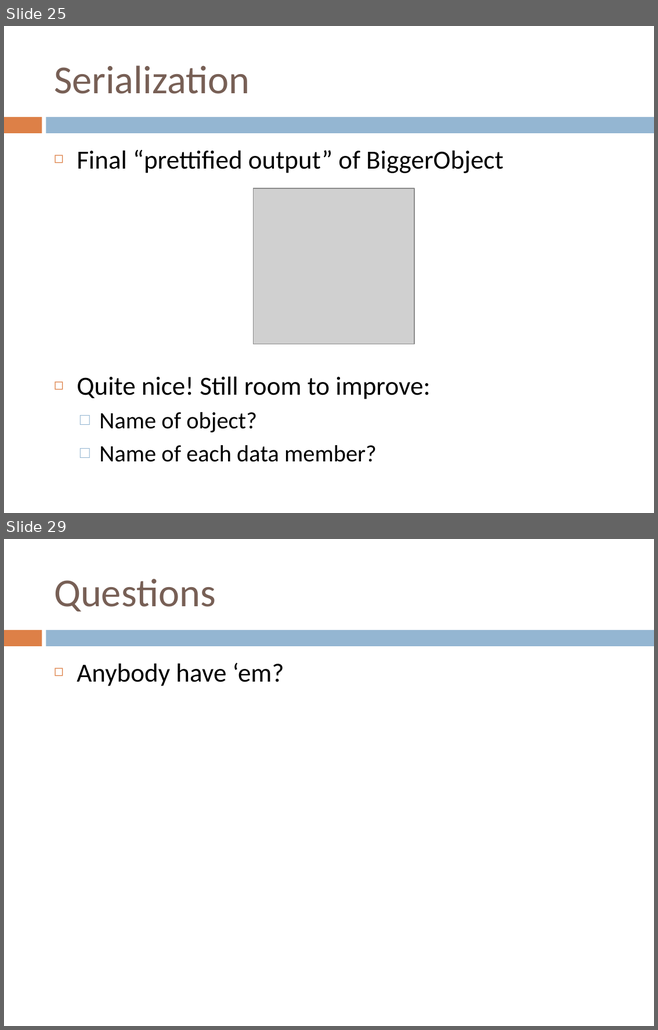
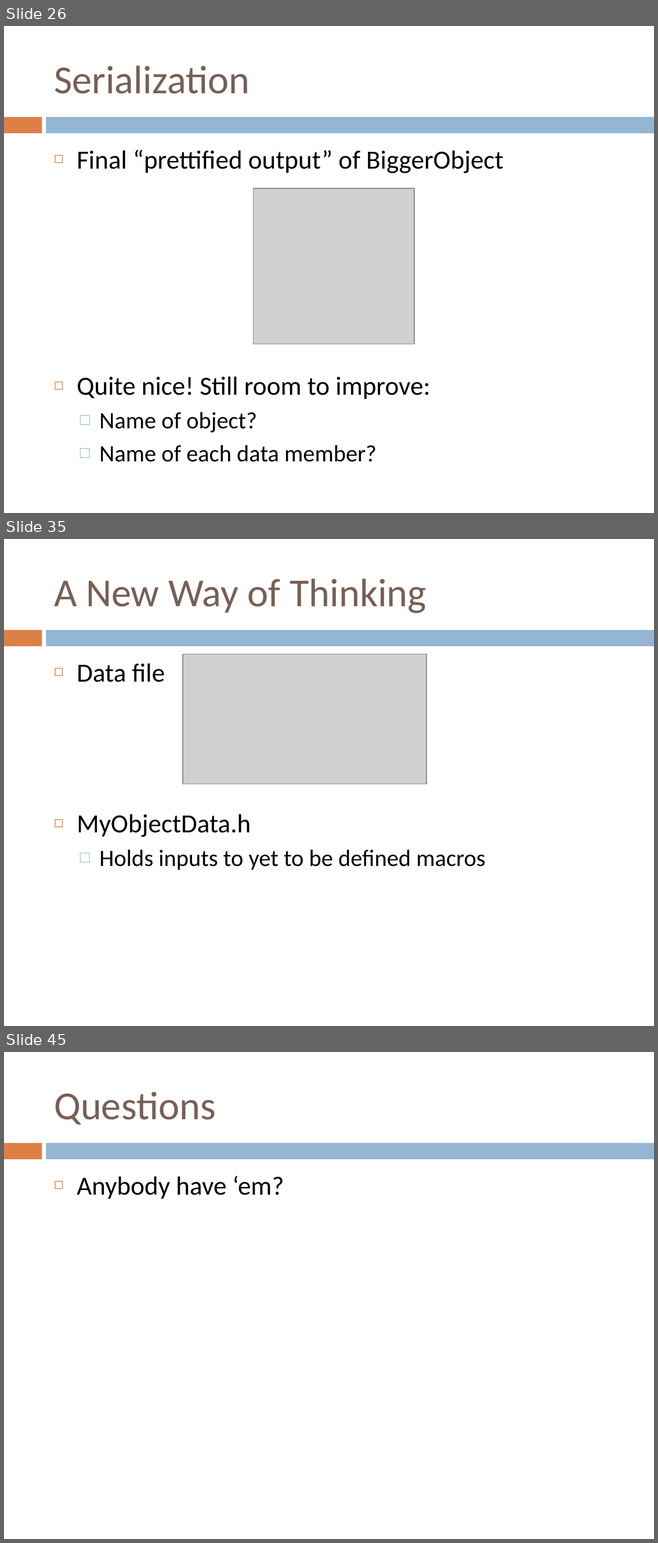
Before and after one commit to RandyGaul/GAM150Slides, a slide deck: GAM150_Club_Serialization.pptx. Shown one above the other, each under a label of ours: slides 25 and 29 before the commit, slides 26, 35 and 45 after it; the slides between them are not shown. The pictures are 658x1030 and 658x1543 pixels, drawn with LibreOffice and Linux fonts; fonts in the diff are those of the drawing; grey boxes stand for pictures. Boxes give left, top, right and bottom in pixels: in the first picture for what was removed or moved away, otherwise in the second. Text is boxed around its words. In the diff, an @@ line names an element or a change of style, - is before the commit and + after.

```diff
--- a/GAM150_Club_Serialization.pptx
+++ b/GAM150_Club_Serialization.pptx
@@ slide 35 added at <box>4,539,654,1026</box>, background #FFFFFF; not listed: 2 template elements that a slide beside it also shows @@
@@ title added at <box>54,578,426,613</box>, 44 pt, text #775F55 @@
+A New Way of Thinking
@@ picture added at <box>183,654,426,784</box> @@
@@ text added at <box>76,663,485,870</box>, 26 pt, text #000000 @@
+◻ Data file
+◻ MyObjectData.h
+  □ Holds inputs to yet to be defined macros
@@ what was slide 25 is now slide 26 @@
@@ what was slide 29 is now slide 45 @@
```
Also in this commit, not shown: 18 slides changed, 15 other slides added, 1 other file.
